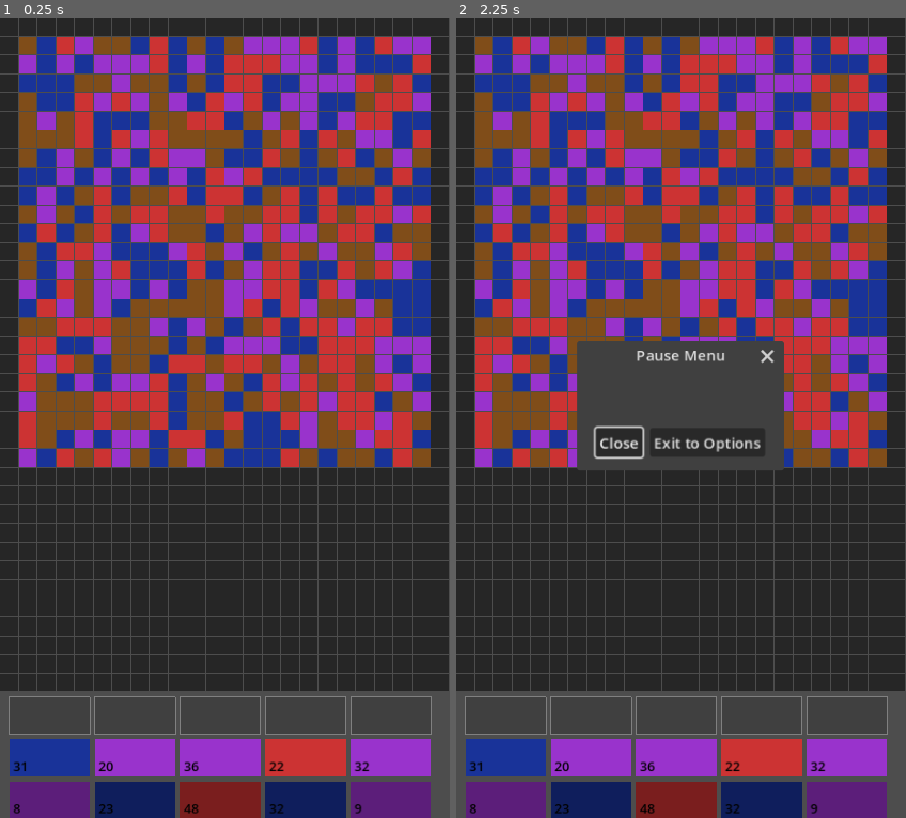
Above: before the commit, frames 1-2 (left to right).
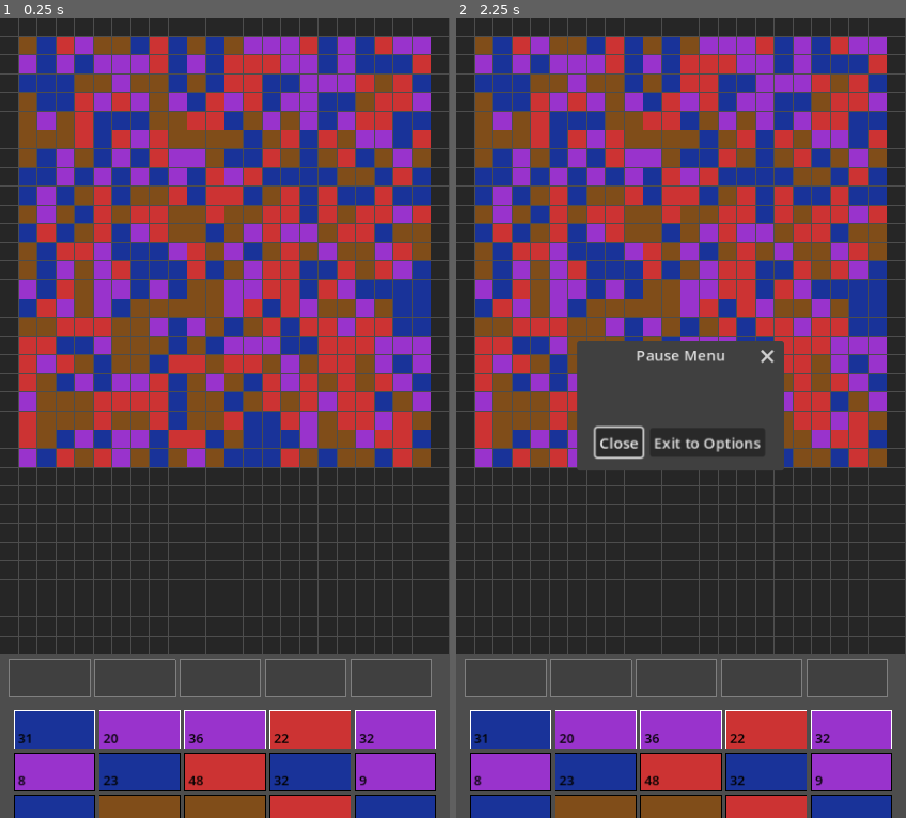
Above: after the commit, the same moments.

Repository: BlueLucario/ant-art-mobile
Game: Godot game, scene res://main_menu.tscn
Same seed, same stepped clock (60 frames per second), same inputs: the game is played once before the commit and once after it.
Inputs (mouse positions are in pixels of both pictures, inside the frame that each line leads up to):
- Up to frame 1 (0.25 s): no input
- Up to frame 2 (2.25 s): tap Enter at 0.5, 2 s; move the mouse to (780, 378) at 0.52 s; click (780, 378) at 0.67 s; tap Space at 1.25 s; drag from (591, 458) to (658, 578) at 1.27 s; move the mouse to (726, 242) at 2.02 s; click (726, 242) at 2.17 s

The runs differ from the first frame. In frame 1, 15% of the frame differs, in the area x 0-100%, y 79-100%; in frame 2, 15%.

Commit message:
Drag boxes to place them. Press to highlight matching pixels on board.

Diff:
--- a/grid_display.gd
+++ b/grid_display.gd
@@ -8,15 +8,142 @@
 
 var grid_manager
 var font
+var dragging_queue_index = -1
+var drag_position = Vector2.ZERO
+var highlighted_cells = {}  # Vector2i -> Color tint
+var highlight_color_id = -1
+var pulse_time = 0.0
+var highlight_mode = ""  # "available" or "all"
+
+# Queue animation state
+const QUEUE_VISIBLE = 2.5  # boxes visible per queue
+const QUEUE_START_Y_OFFSET = ITEM_H + 15  # below slots
+var queue_offsets = [0.0, 0.0, 0.0, 0.0, 0.0]  # current slide offset per queue
+var queue_targets = [0.0, 0.0, 0.0, 0.0, 0.0]   # target offset per queue
 
 func _ready():
 	grid_manager = get_parent()
 	font = ThemeDB.fallback_font
+
+func _process(delta):
+	if highlighted_cells.size() > 0:
+		pulse_time += delta
+		queue_redraw()
+
+	# Keep redrawing during slide animations
+	for i in range(5):
+		if abs(queue_offsets[i]) > 0.01:
+			queue_redraw()
+			break
 
 func _draw():
 	draw_grid()
 	draw_slots()
 	draw_queue()
+	draw_drag_ghost()
+
+func _input(event):
+	if event is InputEventMouseButton:
+		if event.button_index == MOUSE_BUTTON_LEFT:
+			if event.pressed:
+				_handle_press(event)
+			else:
+				_handle_release(event)
+	if event is InputEventMouseMotion and dragging_queue_index >= 0:
+		drag_position = event.position
+		queue_redraw()
+	# Open Pause menu
+	if not (event is InputEventMouseButton):
+		return
+	if not (event.pressed and event.button_index == MOUSE_BUTTON_LEFT):
+		return
+	var local = to_local(event.position)
+	# Grid click
+	if local.y < grid_manager.GRID_HEIGHT * CELL_SIZE:
+		if local.y < (grid_manager.GRID_HEIGHT * CELL_SIZE) / 2:
+			grid_manager.get_node("PausePopup").popup()
+			return
+
+func _handle_press(event):
+	var local = to_local(event.position)
+	var slots_y = grid_manager.GRID_HEIGHT * CELL_SIZE + 5
+	var queue_y_base = slots_y + QUEUE_START_Y_OFFSET
+	var active = get_active_queue_indices()
+
+	# Check queue tap
+	if local.y >= queue_y_base and local.y <= queue_y_base + ITEM_H:
+		for display_i in range(active.size()):
+			var q_index = active[display_i]
+			var x = get_queue_x(display_i, active.size())
+			if local.x >= x and local.x <= x + ITEM_W:
+				if dragging_queue_index == q_index:
+					# Second tap on same queue — place it
+					grid_manager.place_box_from_queue(q_index)
+					dragging_queue_index = -1
+					clear_highlight()
+				else:
+					# First tap — highlight
+					dragging_queue_index = q_index
+					drag_position = to_local(event.position)
+					var color_id = grid_manager.queues[q_index][0].color
+					highlight_color(color_id, "available")
+				return
+
+	# Check placed box tap
+	if local.y >= slots_y and local.y <= slots_y + ITEM_H:
+		for i in range(5):
+			var x = get_item_x(i)
+			if local.x >= x and local.x <= x + ITEM_W:
+				var box = grid_manager.slots[i]
+				if box != null:
+					highlight_color(box.color_id, "all")
+				return
+
+func _handle_release(event):
+	if dragging_queue_index < 0:
+		clear_highlight()
+		return
+
+	var local = to_local(event.position)
+	var slots_y = grid_manager.GRID_HEIGHT * CELL_SIZE + 5
+
+	# Check if dropped on a slot
+	if local.y >= slots_y and local.y <= slots_y + ITEM_H:
+		for i in range(5):
+			var x = get_item_x(i)
+			if local.x >= x and local.x <= x + ITEM_W:
+				if grid_manager.slots[i] == null:
+					grid_manager.place_box_in_slot_from_queue(dragging_queue_index, i)
+					dragging_queue_index = -1
+					clear_highlight()
+					return
+
+	# Dropped outside — if it was just a tap (no real drag), place in first free slot
+	dragging_queue_index = -1
+	clear_highlight()
+
+func animate_queue_slide(queue_index: int):
+	# Start offset one box height down, animate to 0
+	queue_offsets[queue_index] = -(ITEM_H + ITEM_GAP)
+	var tween = create_tween()
+	tween.tween_method(
+		func(val): queue_offsets[queue_index] = val,
+		-(ITEM_H + ITEM_GAP),
+		0.0,
+		0.25
+	)
+	tween.tween_callback(func(): queue_redraw())
+
+func draw_drag_ghost():
+	if dragging_queue_index < 0:
+		return
+	if dragging_queue_index >= grid_manager.queues.size():
+		return
+	var item = grid_manager.queues[dragging_queue_index][0]
+	var color = grid_manager.COLORS[item.color]
+	color.a = 0.7
+	var local = to_local(drag_position)
+	draw_rect(Rect2(local.x - ITEM_W/2, local.y - ITEM_H/2, ITEM_W, ITEM_H), color)
 
 func draw_grid():
 	for y in range(grid_manager.GRID_HEIGHT):
@@ -33,8 +160,37 @@
 				color = Color(0.15, 0.15, 0.15)
 			draw_rect(rect, color)
 
+			# Highlight overlay
+			var pos = Vector2i(x, y)
+			if highlighted_cells.has(pos):
+				var pulse = (sin(pulse_time * 4.0) + 1.0) / 2.0  # 0.0 to 1.0
+				draw_rect(rect, Color(1, 1, 1, 0.2 + pulse * 0.3))  # white shimmer
+				draw_rect(rect, Color(1, 1, 1, 0.8 + pulse * 0.2), false, 2.0)
+			elif highlight_color_id != -1 and cell.state == grid_manager.CellState.PRESENT:
+				draw_rect(rect, Color(0, 0, 0, 0.2))  # darken non-highlighted
+
+func get_active_queue_count() -> int:
+	var count = 0
+	for q in grid_manager.queues:
+		if q.size() > 0:
+			count += 1
+	return count
+
+func get_active_queue_indices() -> Array:
+	var indices = []
+	for i in range(5):
+		if grid_manager.queues[i].size() > 0:
+			indices.append(i)
+	return indices
+
 func get_item_x(col: int) -> float:
 	return MARGIN + col * (ITEM_W + ITEM_GAP)
+
+func get_queue_x(display_index: int, total_queues: int) -> float:
+	# Center the active queues
+	var total_width = total_queues * (ITEM_W + ITEM_GAP) - ITEM_GAP
+	var start_x = (480 - total_width) / 2.0
+	return start_x + display_index * (ITEM_W + ITEM_GAP)
 
 func draw_slots():
 	var y = grid_manager.GRID_HEIGHT * CELL_SIZE + 5
@@ -59,47 +215,74 @@
 		  		str(home), HORIZONTAL_ALIGNMENT_RIGHT, -1, 14, Color.BLACK)
 
 func draw_queue():
-	var y_base = grid_manager.GRID_HEIGHT * CELL_SIZE + ITEM_H + 10
-	var show = min(10, grid_manager.queue.size())
-	for i in range(show):
-		var row = i / 5
-		var col = i % 5
-		var x = get_item_x(col)
-		var y = y_base + row * (ITEM_H + ITEM_GAP)
-		var rect = Rect2(x, y, ITEM_W, ITEM_H)
-		var item = grid_manager.queue[i]
-		var color = grid_manager.COLORS[item.color]
-		if i >= 5:
-			color = color.darkened(0.4)
-		draw_rect(rect, color)
-		draw_string(font, Vector2(x + 4, y + ITEM_H - 6),
-			str(item.count), HORIZONTAL_ALIGNMENT_LEFT, -1, 14, Color.BLACK)
-
-func _input(event):
-	if not (event is InputEventMouseButton):
-		return
-	if not (event.pressed and event.button_index == MOUSE_BUTTON_LEFT):
-		return
-
-	var local = to_local(event.position)
-
-	# Grid click
-	if local.y < grid_manager.GRID_HEIGHT * CELL_SIZE:
-		if local.y < (grid_manager.GRID_HEIGHT * CELL_SIZE) / 2:
-			grid_manager.get_node("PausePopup").popup()
-			return
-	#	var x = int(local.x / CELL_SIZE)
-	#	var y = int(local.y / CELL_SIZE)
-	#	if x >= 0 and x < grid_manager.GRID_WIDTH:
-	#		grid_manager.remove_pixel(x, y)
-	#	return
-
-	# Queue tap — top 5 only
-	var queue_y_start = grid_manager.GRID_HEIGHT * CELL_SIZE + ITEM_H + 10
-	var queue_y_end = queue_y_start + ITEM_H
-	if local.y >= queue_y_start and local.y <= queue_y_end:
-		for i in range(min(5, grid_manager.queue.size())):
-			var x = get_item_x(i)
-			if local.x >= x and local.x <= x + ITEM_W:
-				grid_manager.place_box_from_queue(i)
-				return
+	var slots_y = grid_manager.GRID_HEIGHT * CELL_SIZE + 5
+	var queue_y_base = slots_y + QUEUE_START_Y_OFFSET
+	var active = get_active_queue_indices()
+
+	for display_i in range(active.size()):
+		var q_index = active[display_i]
+		var q = grid_manager.queues[q_index]
+		var x = get_queue_x(display_i, active.size())
+		var offset = queue_offsets[q_index]
+
+		for box_i in range(min(q.size(), 4)):  # draw up to 4, clip to 2.5
+			var item = q[box_i]
+			var y = queue_y_base + box_i * (ITEM_H + ITEM_GAP) - offset
+
+			# Clip — only draw if within visible area
+			var max_y = queue_y_base + QUEUE_VISIBLE * (ITEM_H + ITEM_GAP)
+			if y > max_y:
+				break
+
+			var rect = Rect2(x, y, ITEM_W, ITEM_H)
+			var color = grid_manager.COLORS[item.color]
+
+			# Half visible box effect — fade out beyond 2 boxes
+			var fade_start = queue_y_base + 2 * (ITEM_H + ITEM_GAP)
+			if y > fade_start:
+				var fade = 1.0 - (y - fade_start) / (ITEM_H + ITEM_GAP)
+				color.a = clamp(fade, 0.0, 1.0)
+				# Only show color, no count text for half-visible box
+				draw_rect(rect, color)
+				continue
+
+			draw_rect(rect, color)
+
+			# Count label
+			if box_i <= 1:
+				draw_string(
+					font,
+					Vector2(x + 4, y + ITEM_H - 6),
+					str(item.count),
+					HORIZONTAL_ALIGNMENT_LEFT,
+					-1, 14, Color.BLACK
+				)
+
+			# Highlight top box border if color matches highlighted
+			if box_i == 0:# and item.color == grid_manager.get_node("GridDisplay").highlight_color_id:
+				draw_rect(rect, Color.WHITE, false, 1.0)
+			else:
+				draw_rect(rect, Color.BLACK, false, 1.0)
+
+func highlight_color(color_id: int, mode: String):
+	highlighted_cells.clear()
+	highlight_color_id = color_id
+	highlight_mode = mode
+
+	if mode == "available":
+		var available = grid_manager.color_index.get(color_id, [])
+		for pos in available:
+			highlighted_cells[pos] = true
+	elif mode == "all":
+		for y in range(grid_manager.GRID_HEIGHT):
+			for x in range(grid_manager.GRID_WIDTH):
+				var cell = grid_manager.grid[y * grid_manager.GRID_WIDTH + x]
+				if cell.state == grid_manager.CellState.PRESENT and cell.color == color_id:
+					highlighted_cells[Vector2i(x, y)] = true
+
+	queue_redraw()
+
+func clear_highlight():
+	highlighted_cells.clear()
+	highlight_color_id = -1
+	queue_redraw()
--- a/grid_manager.gd
+++ b/grid_manager.gd
@@ -1,9 +1,9 @@
 extends Node
 
 const GRID_WIDTH = 24
-const GRID_HEIGHT = 36
+const GRID_HEIGHT = 34
 const CELL_SIZE = 20  # pixels on screen per grid cell
-const SLOT_X_POSITIONS = [2, 6, 11, 16, 20]  # grid x coords, y=35
+const SLOT_X_POSITIONS = [2, 6, 11, 16, 20]  # grid x coords, y=(GRID_HEIGHT-1)
 
 enum CellState { PRESENT, REMOVED }
 var COLORS = [
@@ -25,7 +25,7 @@
 	Color(0.9, 0.4, 0.7), # pink
 ]
 
-var queue = []
+var queues = [[], [], [], [], []]  # 5 independent queues
 var slots = [null, null, null, null, null]
 var grid = []
 var active_boxes = []  # all currently slotted boxes
@@ -80,6 +80,7 @@
 	for y in range(GRID_HEIGHT):
 		for x in range(GRID_WIDTH):
 			if x > 0 and x < GRID_WIDTH-1 and y > 0 and y < GRID_WIDTH:#y<width is intentianal
+				#if randi_range(0, 23+dificultyLvl) > 0:
 				grid.append({
 					"color": randi_range(0, dificultyLvl),#0,#randi_range(0, COLORS.size()-1),
 					"state": CellState.PRESENT,
@@ -226,7 +227,7 @@
 
 func generate_boxes():
 	var maxBoxSize = 42 + GameState.current_difficulty*2
-	if maxBoxSize < 1: maxBoxSize
+	if maxBoxSize < 1: maxBoxSize = 1
 	var color_counts = {}
 	for y in range(1, GRID_WIDTH):
 		for x in range(1, GRID_WIDTH):
@@ -234,16 +235,23 @@
 			if cell.state == CellState.PRESENT:
 				color_counts[cell.color] = color_counts.get(cell.color, 0) + 1
 
-	queue.clear()
+	# Build and shuffle main pool first
+	var pool = []
 	for color in color_counts:
 		var remaining = color_counts[color]
 		while remaining > 0:
 			var box_size = min(randi_range(5, maxBoxSize), remaining)
-			queue.append({"color": color, "count": box_size})
+			pool.append({"color": color, "count": box_size})
 			remaining -= box_size
-
-	queue.shuffle()
-	print("Generated ", queue.size(), " boxes")
+	pool.shuffle()
+
+	# Deal boxes round-robin into 5 queues
+	for i in range(5):
+		queues[i].clear()
+	for i in range(pool.size()):
+		queues[i % 5].append(pool[i])
+
+	print("Queues generated: ", queues.map(func(q): return q.size()))
 
 func get_first_free_slot() -> int:
 	for i in range(slots.size()):
@@ -252,32 +260,42 @@
 	return -1
 
 func place_box_from_queue(queue_index: int):
-	if queue_index < 0 or queue_index >= min(5, queue.size()):
+	if queue_index < 0 or queue_index >= 5:
+		return
+	if queues[queue_index].size() == 0:
 		return
 	var slot = get_first_free_slot()
 	if slot == -1:
 		print("No free slots!")
 		return
-
-	var box_data = queue[queue_index]
-	queue.remove_at(queue_index)
+	place_box_in_slot_from_queue(queue_index, slot)
+
+func place_box_in_slot_from_queue(queue_index: int, slot: int):
+	if slots[slot] != null:
+		return
+	if queues[queue_index].size() == 0:
+		return
+	var box_data = queues[queue_index][0]
+	queues[queue_index].remove_at(0)
+	$GridDisplay.animate_queue_slide(queue_index)
 
 	var box = preload("res://box.tscn").instantiate()
 	add_child(box)
-	var box_pos = Vector2i(SLOT_X_POSITIONS[slot], 35)
+	var box_pos = Vector2i(SLOT_X_POSITIONS[slot], GRID_HEIGHT-1)
 	box.init(box_data.color, box_data.count, slot, box_pos, self)
 
-	# Capture for lambda
 	var s = slot
 	slots[s] = box
 	active_boxes.append(box)
-
 	box.box_cleared.connect(func():
 		slots[s] = null
 		active_boxes.erase(box)
 		$GridDisplay.queue_redraw()
 	)
 	box.start()
+
+	await get_tree().create_timer(0.5).timeout
+	check_game_loose()
 	$GridDisplay.queue_redraw()
 
 func sort_pixels_for_slot(pixels: Array, slot: int) -> Array:
@@ -316,8 +334,9 @@
 func game_lost() -> bool:
 	if game_won():
 		return false
-	if queue.size() > 0 and get_first_free_slot() != -1:
-		return false
+	for q in queues:
+		if q.size() > 0 and get_first_free_slot() != -1:
+			return false
 	# If any agents are still out, not lost yet
 	for box in active_boxes:
 		if not box.is_idle:
